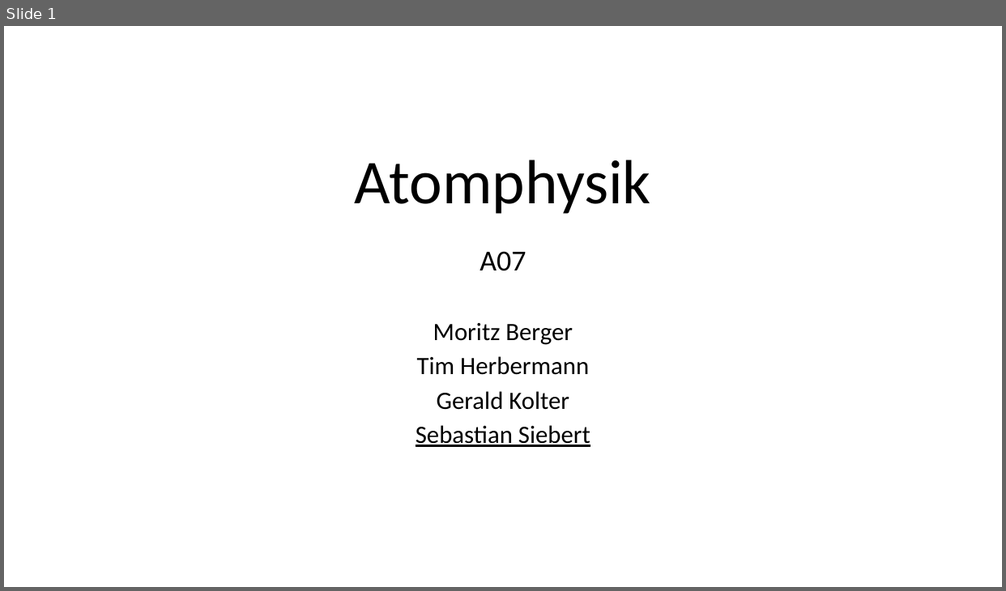
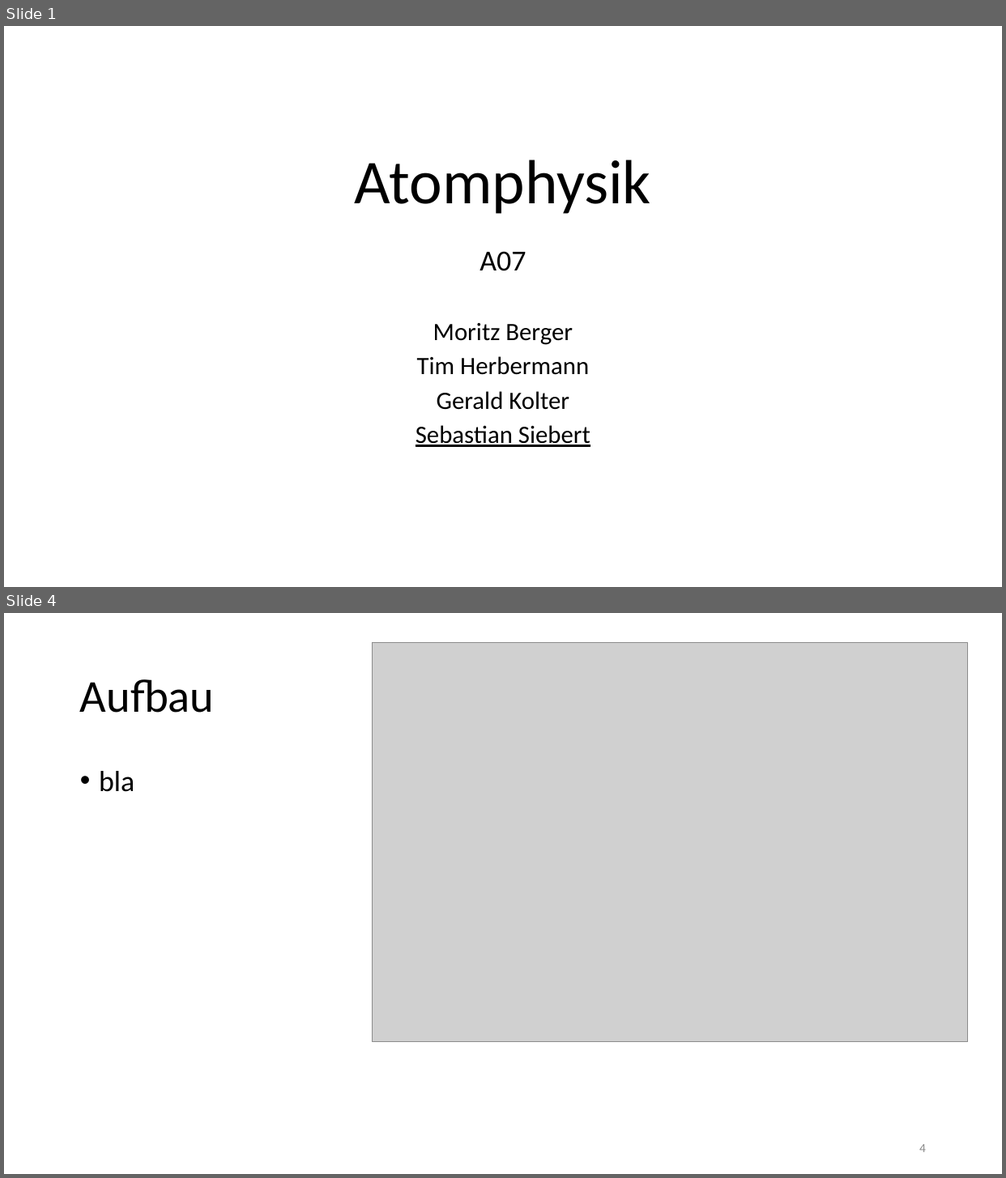
Before and after one commit to thewhitecat/grundpraktikum1, a slide deck: grundpraktikum2/Atomphysik/Atomphysik.pptx. Shown one above the other, each under a label of ours: slide 1 before the commit, slides 1 and 4 after it; the slides between them are not shown. The pictures are 1006x591 and 1006x1178 pixels, drawn with LibreOffice and Linux fonts; fonts in the diff are those of the drawing; grey boxes stand for pictures. Boxes give left, top, right and bottom in pixels: in the first picture for what was removed or moved away, otherwise in the second. Text is boxed around its words. In the diff, an @@ line names an element or a change of style, - is before the commit and + after.

```diff
--- a/grundpraktikum2/Atomphysik/Atomphysik.pptx
+++ b/grundpraktikum2/Atomphysik/Atomphysik.pptx
@@ slide 4 added at <box>4,613,1002,1174</box>, background #FFFFFF @@
@@ picture added at <box>373,643,967,1042</box> @@
@@ title added at <box>80,679,215,713</box>, 44 pt, text #000000 @@
+Aufbau
@@ text added at <box>99,771,134,792</box>, 28 pt, text #000000 @@
+• bla
@@ page number added at <box>919,1144,926,1152</box>, 12 pt, text #8C8C8C @@
+4
```
Also in this commit, not shown: 3 other slides added.
